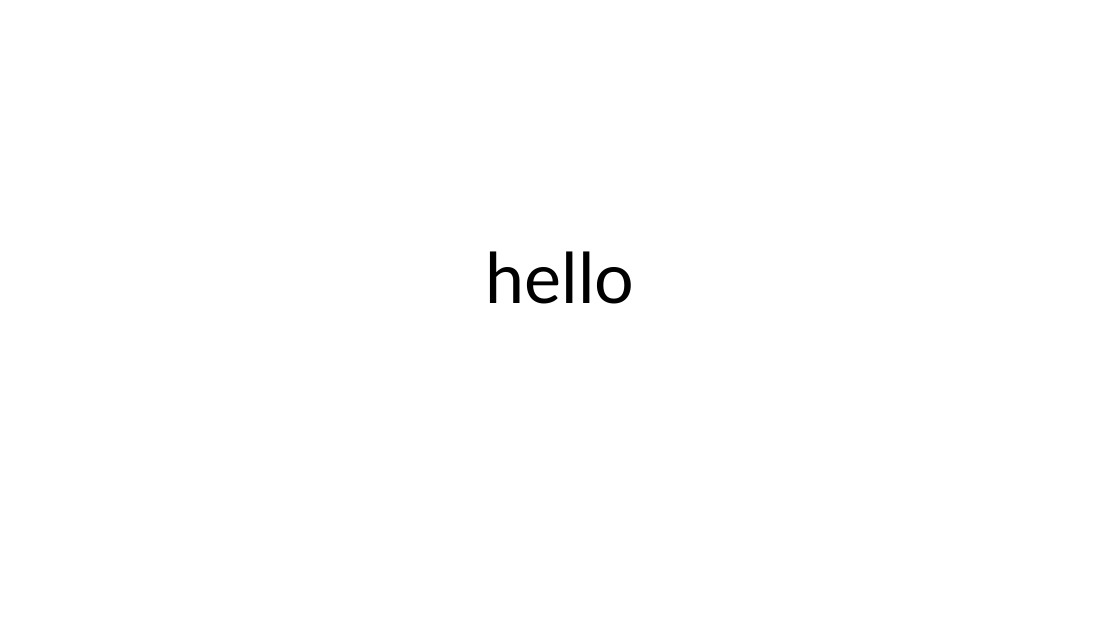
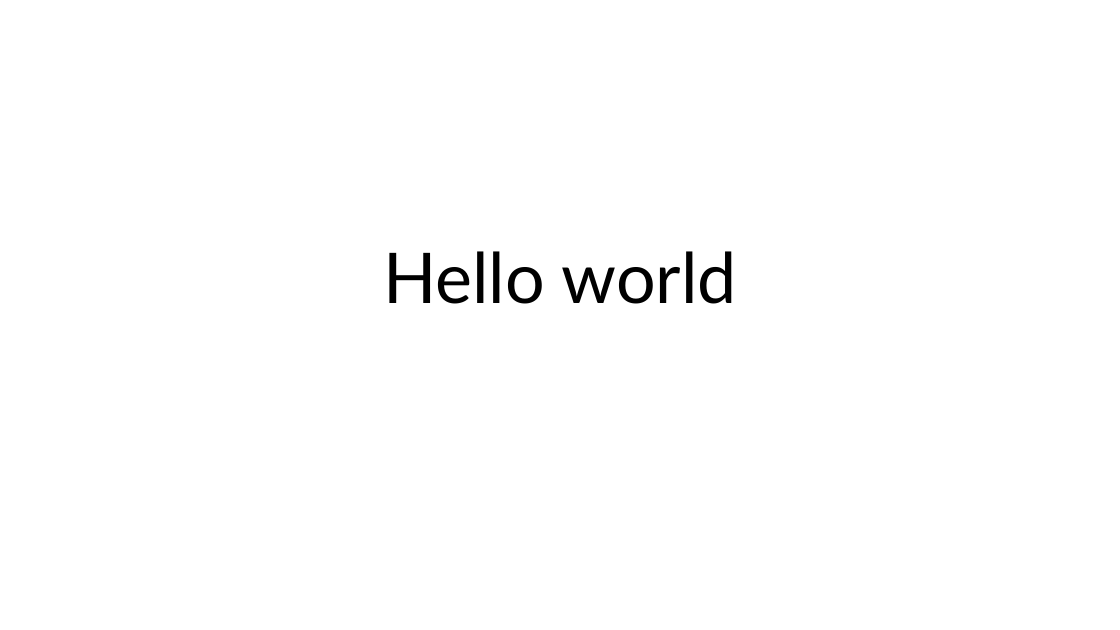
Before and after one commit to jimmy556807-droid/test, a slide deck: slide 1 of test1.pptx. Drawn at 1120x630 pixels with LibreOffice and Linux fonts; fonts in the diff are those of the drawing. Boxes give left, top, right and bottom in pixels: in the first picture for what was removed or moved away, otherwise in the second. Text is boxed around its words. In the diff, an @@ line names an element or a change of style, - is before the commit and + after.

```diff
--- a/test1.pptx
+++ b/test1.pptx
@@ title at bbox=[383, 251, 737, 304]: text changed @@
-hello
+Hello world
```
